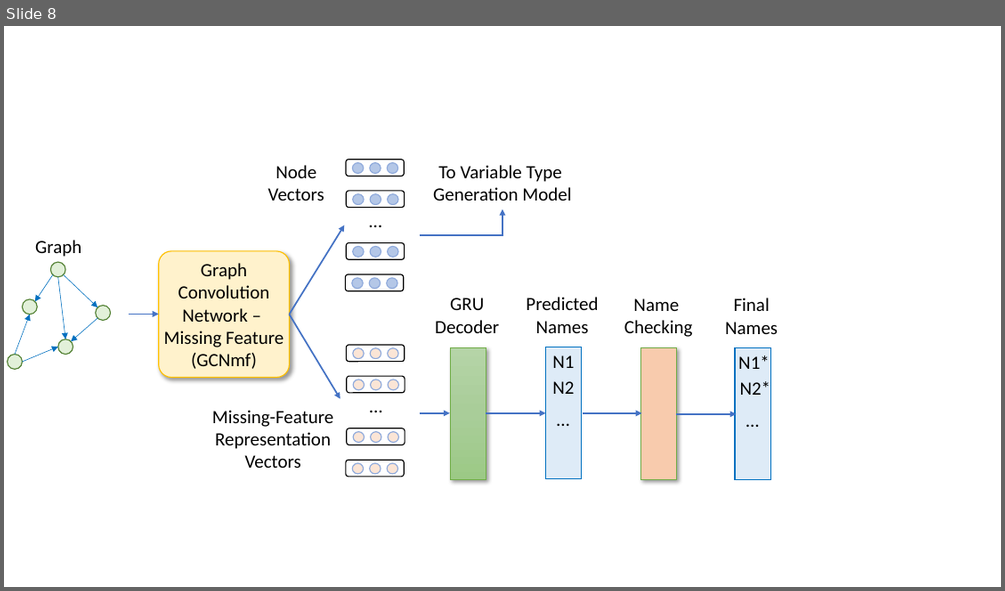
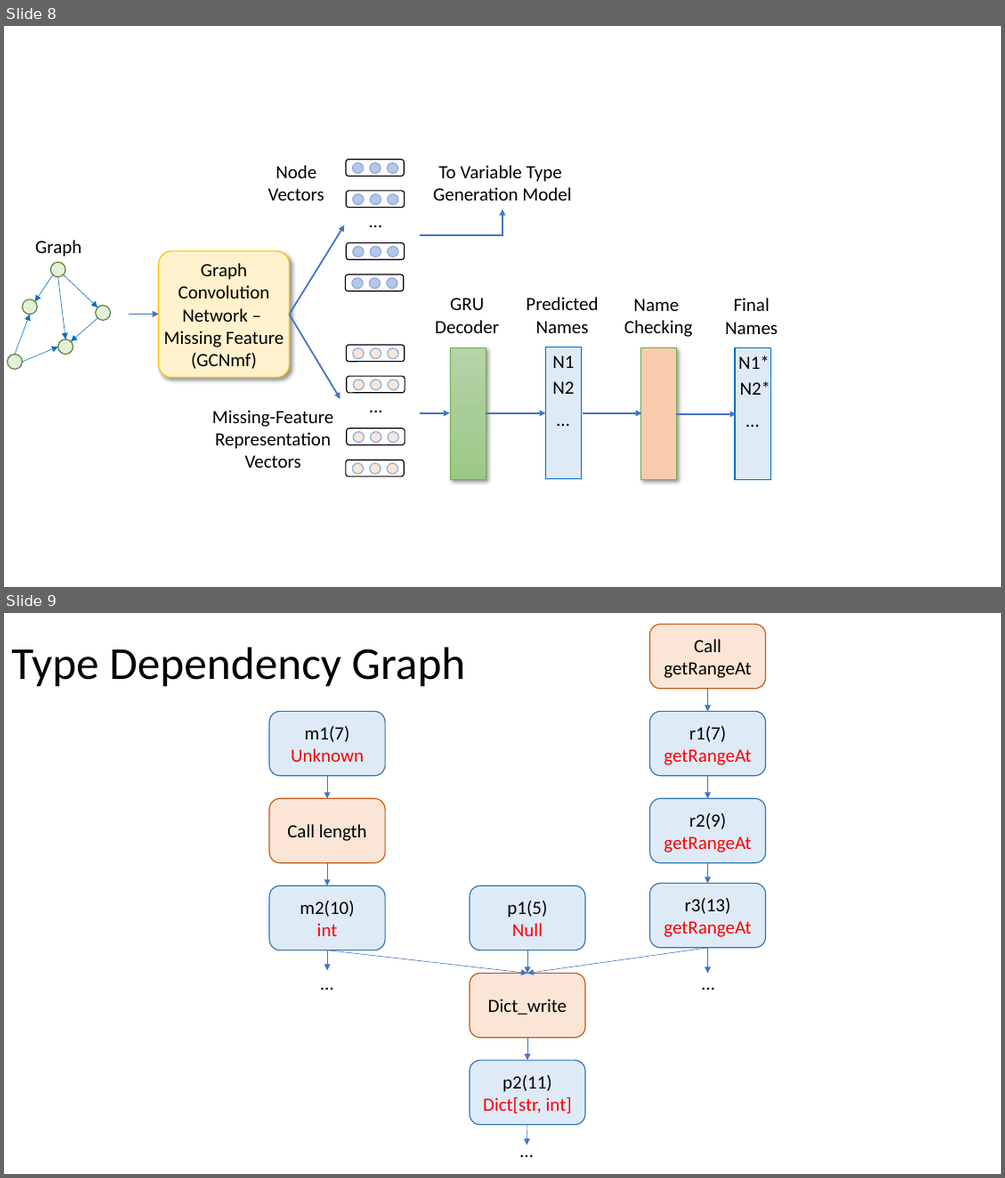
Before and after one commit to tien-n-nguyen/deminification, a slide deck: figures/figures.pptx. Shown one above the other, each under a label of ours: slide 8 before the commit, slides 8 and 9 after it. The pictures are 1005x591 and 1005x1178 pixels, drawn with LibreOffice and Linux fonts; fonts in the diff are those of the drawing. Boxes give left, top, right and bottom in pixels: in the first picture for what was removed or moved away, otherwise in the second. Text is boxed around its words. In the diff, an @@ line names an element or a change of style, - is before the commit and + after.

```diff
--- a/figures/figures.pptx
+++ b/figures/figures.pptx
@@ slide 9 added at (x1=4, y1=613, x2=1001, y2=1174), background #FFFFFF @@
@@ rounded rectangle added at (x1=650, y1=625, x2=766, y2=689), fill #FBE5D6, outline #C55A11 1 pt, 18 pt, text #000000 @@
+Call getRangeAt
@@ title added at (x1=11, y1=647, x2=466, y2=687), 44 pt, text #000000 @@
+Type Dependency Graph
@@ arrow added from (708, 689) to (708, 711), #4472C4 0.5 pt @@
@@ rounded rectangle added at (x1=269, y1=711, x2=386, y2=775), fill #DEEBF7, outline #2E75B6 1 pt, 18 pt, text #FF0000 @@
+m1(7)
+Unknown
@@ rounded rectangle added at (x1=650, y1=711, x2=766, y2=775), fill #DEEBF7, outline #2E75B6 1 pt, 18 pt, text #FF0000 @@
+r1(7)
+getRangeAt
@@ rounded rectangle added at (x1=269, y1=798, x2=386, y2=863), fill #FBE5D6, outline #C55A11 1 pt, 18 pt, text #000000 @@
+Call length
@@ arrow added from (327, 776) to (327, 798), #4472C4 0.5 pt @@
@@ rounded rectangle added at (x1=650, y1=798, x2=766, y2=863), fill #DEEBF7, outline #2E75B6 1 pt, 18 pt, text #FF0000 @@
+r2(9)
+getRangeAt
@@ arrow added from (708, 776) to (708, 798), #4472C4 0.5 pt @@
@@ arrow added from (327, 863) to (327, 886), #4472C4 0.5 pt @@
@@ arrow added from (708, 863) to (708, 883), #4472C4 0.5 pt @@
@@ rounded rectangle added at (x1=269, y1=886, x2=386, y2=950), fill #DEEBF7, outline #2E75B6 1 pt, 18 pt, text #000000 @@
+m2(10)
+int
@@ rounded rectangle added at (x1=469, y1=886, x2=586, y2=950), fill #DEEBF7, outline #2E75B6 1 pt, 18 pt, text #000000 @@
+p1(5)
+Null
@@ rounded rectangle added at (x1=650, y1=883, x2=766, y2=948), fill #DEEBF7, outline #2E75B6 1 pt, 18 pt, text #FF0000 @@
+r3(13)
+getRangeAt
@@ arrow added from (327, 950) to (527, 973), #4472C4 0.5 pt @@
@@ arrow added from (327, 950) to (327, 971), #4472C4 0.5 pt @@
@@ arrow added from (708, 948) to (527, 973), #4472C4 0.5 pt @@
@@ arrow added from (527, 950) to (527, 973), #4472C4 0.5 pt @@
@@ arrow added from (708, 948) to (708, 973), #4472C4 0.5 pt @@
@@ text added at (x1=313, y1=967, x2=341, y2=997), 18 pt, text #000000 @@
+…
@@ rounded rectangle added at (x1=469, y1=973, x2=586, y2=1037), fill #FBE5D6, outline #C55A11 1 pt, 18 pt, text #000000 @@
+Dict_write
@@ text added at (x1=695, y1=967, x2=723, y2=997), 18 pt, text #000000 @@
+…
@@ arrow added from (527, 1038) to (527, 1060), #4472C4 0.5 pt @@
@@ rounded rectangle added at (x1=469, y1=1060, x2=586, y2=1125), fill #DEEBF7, outline #2E75B6 1 pt, 18 pt, text #FF0000 @@
+p2(11)
+Dict[str, int]
@@ text added at (x1=512, y1=1135, x2=541, y2=1165), 18 pt, text #000000 @@
+…
@@ arrow added from (527, 1125) to (526, 1144), #4472C4 0.5 pt @@
```
Also in this commit, not shown: 1 other slide added, 2 other files.
